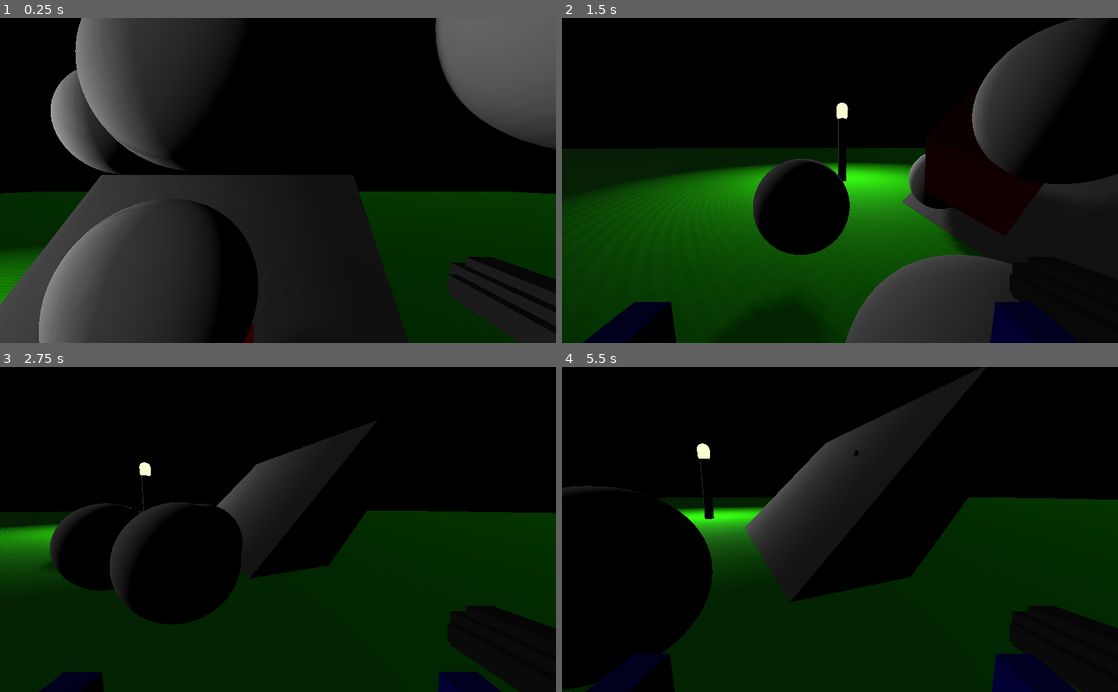
Above: before the commit, frames 1-4 (two rows, left to right).
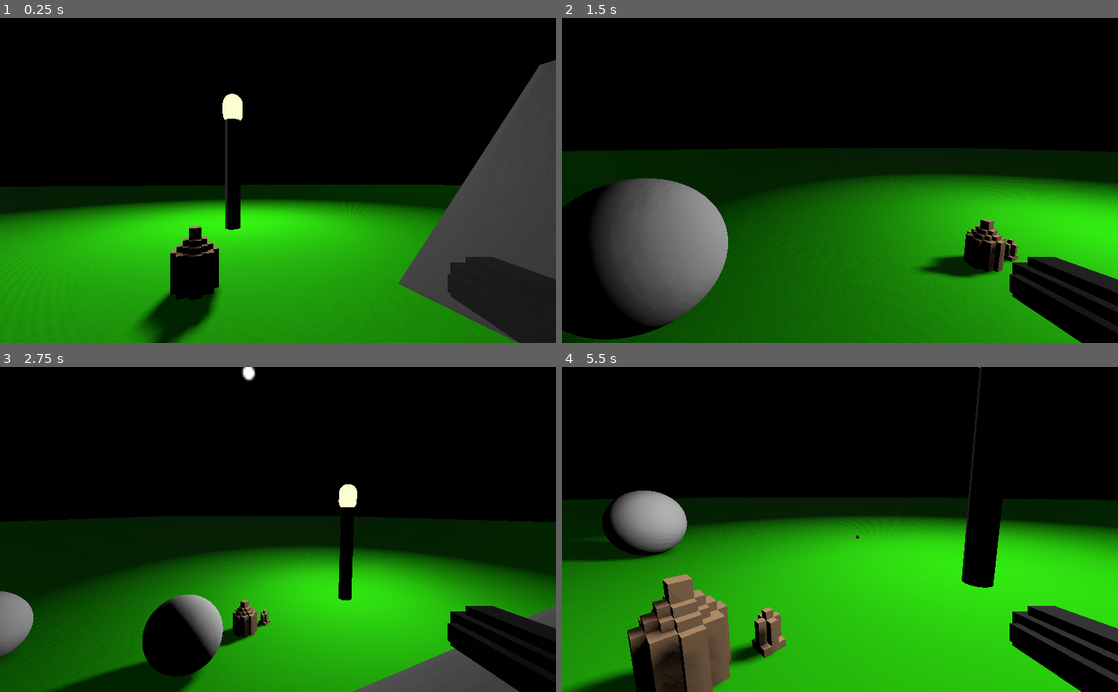
Above: after the commit, the same moments.

Repository: Gamepro5/Gamepro5s_Game
Game: Godot game, scene res://Level.tscn
Same seed, same stepped clock (60 frames per second), same inputs: the game is played once before the commit and once after it.
Inputs (mouse positions are in pixels of both pictures, inside the frame that each line leads up to):
- Up to frame 1 (0.25 s): no input
- Up to frame 2 (1.5 s): move the mouse to (962, 164) at 0.52 s; hold D (move_right) 0.53-1.28 s; click (962, 164) at 0.6 s; tap Space (jump) at 0.77 s; move the mouse to (812, 180) at 1.27 s; hold S (move_back) from 1.28 s (still down); tap W (move_front) at 1.35 s
- Up to frame 3 (2.75 s): tap Space (jump) at 1.52 s; move the mouse to (289, 523) at 2.02 s; release S (move_back) at 2.03 s; hold D (move_right) from 2.03 s (still down); tap F (toggle_flashlight) at 2.1 s
- Up to frame 4 (5.5 s): move the mouse to (834, 536) at 2.77 s; click (834, 536) at 2.85 s; tap Space (jump) at 3.02, 3.77, 4.52 s; move the mouse to (878, 532) at 3.52 s; release D (move_right) at 3.53 s; hold W (move_front) 3.53-4.28 s; hold A (move_left) 3.53-5.03 s; move the mouse to (795, 526) at 4.27 s; tap F (toggle_flashlight) at 4.35 s; move the mouse to (845, 529) at 5.02 s; hold S (move_back) from 5.03 s (still down); click (845, 529) at 5.1 s

The runs differ from the first frame. In frame 1, 60% of the frame differs, in the area x 0-100%, y 0-100%; in frame 2, 52%; in frame 3, 45%; in frame 4, 56%.

Commit message:
Now time to work on networking

Diff:
--- a/Level.tscn
+++ b/Level.tscn
@@ -34,23 +34,23 @@
 
 [sub_resource type="BoxShape" id=8]
 
-[sub_resource type="SpatialMaterial" id=15]
+[sub_resource type="SpatialMaterial" id=9]
 albedo_color = Color( 0.196078, 1, 0, 1 )
 
 [sub_resource type="CubeMesh" id=10]
-material = SubResource( 15 )
+material = SubResource( 9 )
+
+[sub_resource type="SpatialMaterial" id=11]
+metallic = 1.0
+
+[sub_resource type="BoxShape" id=12]
+
+[sub_resource type="CubeMesh" id=13]
 
 [sub_resource type="SpatialMaterial" id=14]
-metallic = 1.0
-
-[sub_resource type="BoxShape" id=11]
-
-[sub_resource type="CubeMesh" id=12]
-
-[sub_resource type="SpatialMaterial" id=16]
 albedo_color = Color( 1, 0, 0, 1 )
 
-[sub_resource type="PhysicsMaterial" id=13]
+[sub_resource type="PhysicsMaterial" id=15]
 
 [node name="Level" type="Spatial"]
 
@@ -104,7 +104,7 @@
 shape = SubResource( 3 )
 
 [node name="MeshInstance" type="MeshInstance" parent="Box4"]
-transform = Transform( 1, -4.04633e-08, 0, -4.76271e-08, 1, -5.91812e-09, 0, -1.55172e-08, 1, 0, 0, 0 )
+transform = Transform( 1, -3.3215e-08, 0, -4.76271e-08, 1, -5.91812e-09, 0, -2.52295e-08, 1, 0, 0, 0 )
 mesh = SubResource( 6 )
 skin = SubResource( 5 )
 material/0 = null
@@ -138,12 +138,11 @@
 shape = SubResource( 8 )
 
 [node name="MeshInstance" type="MeshInstance" parent="StaticBody2"]
-transform = Transform( 1, 0, 0, 0, 1, 0, 0, 0, 1, 0, 0, 0 )
 mesh = SubResource( 10 )
-material/0 = SubResource( 14 )
+material/0 = SubResource( 11 )
 
 [node name="Player" parent="." instance=ExtResource( 1 )]
-transform = Transform( 1, 0, 0, 0, 1, 0, 0, 0, 1, 2.01403, 4.67526, 2.23793 )
+transform = Transform( 0.356738, 0, 0.934205, 0, 1, 0, -0.934205, 0, 0.356738, -1.74311, 1.34986, 1.65064 )
 script = ExtResource( 2 )
 
 [node name="Camera" type="Camera" parent="."]
--- a/PlayerData/Code/Player.gd
+++ b/PlayerData/Code/Player.gd
@@ -7,7 +7,6 @@
 var acceleration = 0;
 var midAir = false;
 var cursorFocus = false;
-onready var eyes = get_node("Camera");
 var sensitivity = 0.3;
 var gravity = 25;
 var jumpStrength = 10;
@@ -15,12 +14,24 @@
 var unshaded_material;
 var shaded_material;
 onready var head = get_node("Head");
+onready var eyes = head.get_node("Eyes");
 
 signal shoot(weilder);
 
 #how to send a signal to the gun child
 
 func _ready():
+	eyes.set_cull_mask_bit(1, false);
+
+	get_node("torso").get_node("torso").set_layer_mask_bit(0, false)
+	get_node("torso").get_node("torso").set_layer_mask_bit(1, true)
+
+	#get_node("Head/RightHand").get_node("RightHand").set_layer_mask_bit(0, false)
+	#get_node("Head/RightHand").get_node("RightHand").set_layer_mask_bit(1, true)
+	get_node("RightHand")
+
+
+
 	connect("shoot", head.get_node("Weapon").get_node("Gun"), "on_player_shoot") #gun
 	pass
 
--- a/PlayerData/Player.gd
+++ b/PlayerData/Player.gd
@@ -16,10 +16,7 @@
 var shaded_material;
 
 func _ready():
-	unshaded_material = eyes.get_node("Forearm").get_node("Pill").mesh.surface_get_material(0).duplicate()
-	unshaded_material.flags_unshaded = true;
-	shaded_material = eyes.get_node("Forearm").get_node("Pill").mesh.surface_get_material(0).duplicate()
-	shaded_material.flags_unshaded = false;
+	eyes.set
 	pass
 
 func _physics_process(delta):
--- a/PlayerData/Player.tscn
+++ b/PlayerData/Player.tscn
@@ -19,7 +19,6 @@
 transform = Transform( 1, 0, 0, 0, 1, 0, 0, 0, 1, 0, 1.92461, 0 )
 
 [node name="Eyes" type="Camera" parent="Head"]
-cull_mask = 1048573
 current = true
 
 [node name="Weapon" type="Spatial" parent="Head"]
--- a/project.godot
+++ b/project.godot
@@ -88,8 +88,9 @@
 
 [layer_names]
 
-3d_render/layer_1="all"
-3d_render/layer_2="light_source"
+3d_render/layer_1="default"
+3d_render/layer_2="player"
+3d_render/layer_3="viewmodel"
 
 [rendering]
 
Not shown: 1 places in Level.tscn that only renumber resources
